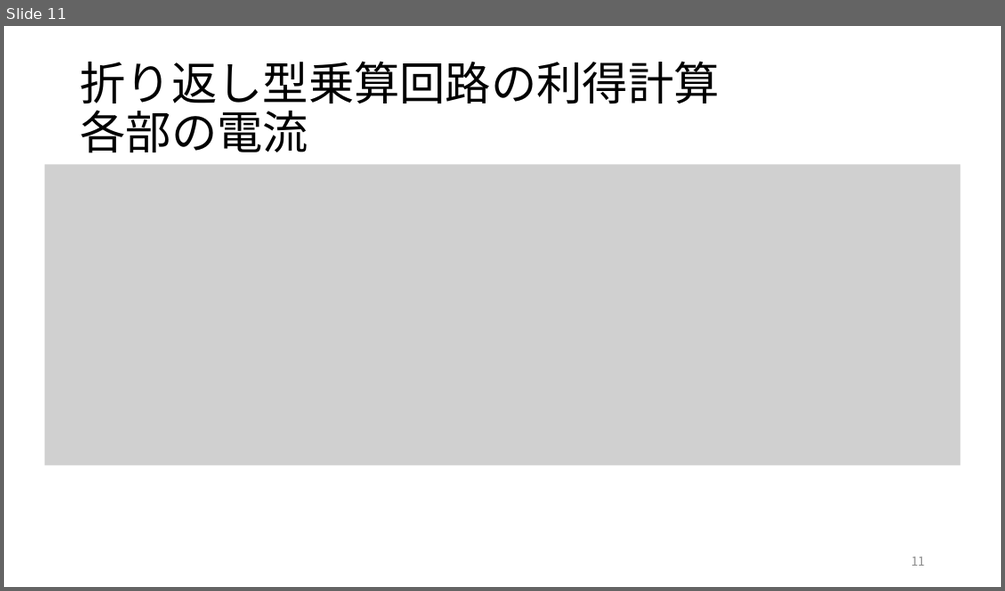
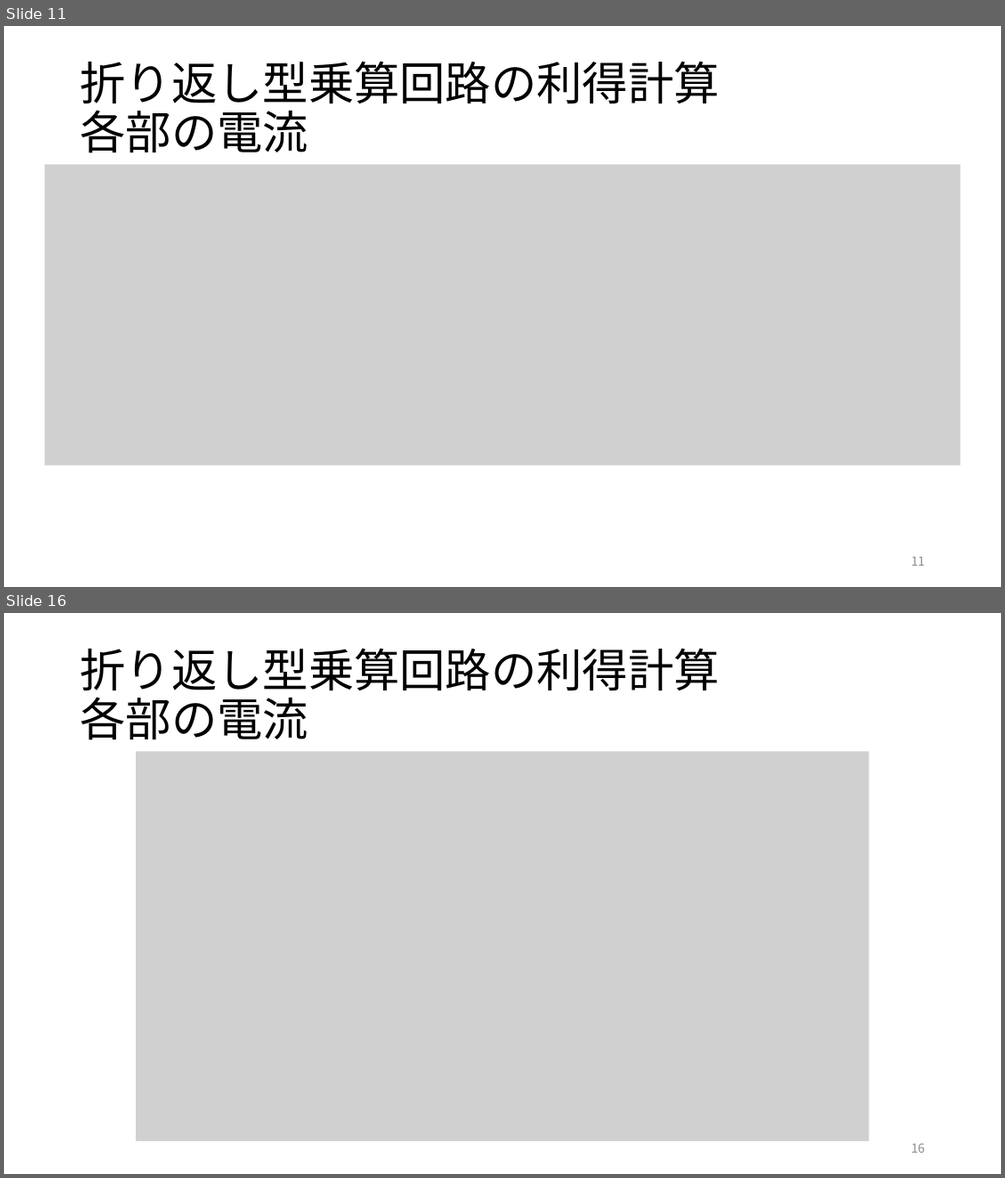
Before and after one commit to kjm-desktop10400/reserch, a slide deck: folded_gilbert/20230710/折り返し型ギルバート乗算回路の設計.pptx. Shown one above the other, each under a label of ours: slide 11 before the commit, slides 11 and 16 after it; the slides between them are not shown. The pictures are 1005x591 and 1005x1178 pixels, drawn with LibreOffice and Linux fonts; fonts in the diff are those of the drawing; grey boxes stand for pictures. Boxes give left, top, right and bottom in pixels: in the first picture for what was removed or moved away, otherwise in the second. Text is boxed around its words. In the diff, an @@ line names an element or a change of style, - is before the commit and + after.

```diff
--- a/folded_gilbert/20230710/折り返し型ギルバート乗算回路の設計.pptx
+++ b/folded_gilbert/20230710/折り返し型ギルバート乗算回路の設計.pptx
@@ slide 16 added at (4, 613, 1001, 1174), background #FFFFFF @@
@@ title added at (80, 648, 720, 740), 44 pt, text #000000 @@
+折り返し型乗算回路の利得計算
+各部の電流
@@ picture added at (136, 751, 868, 1141) @@
@@ page number added at (911, 1143, 925, 1152), 12 pt, text #8C8C8C @@
+16
```
Also in this commit, not shown: 2 slides changed, 2 other slides added.
